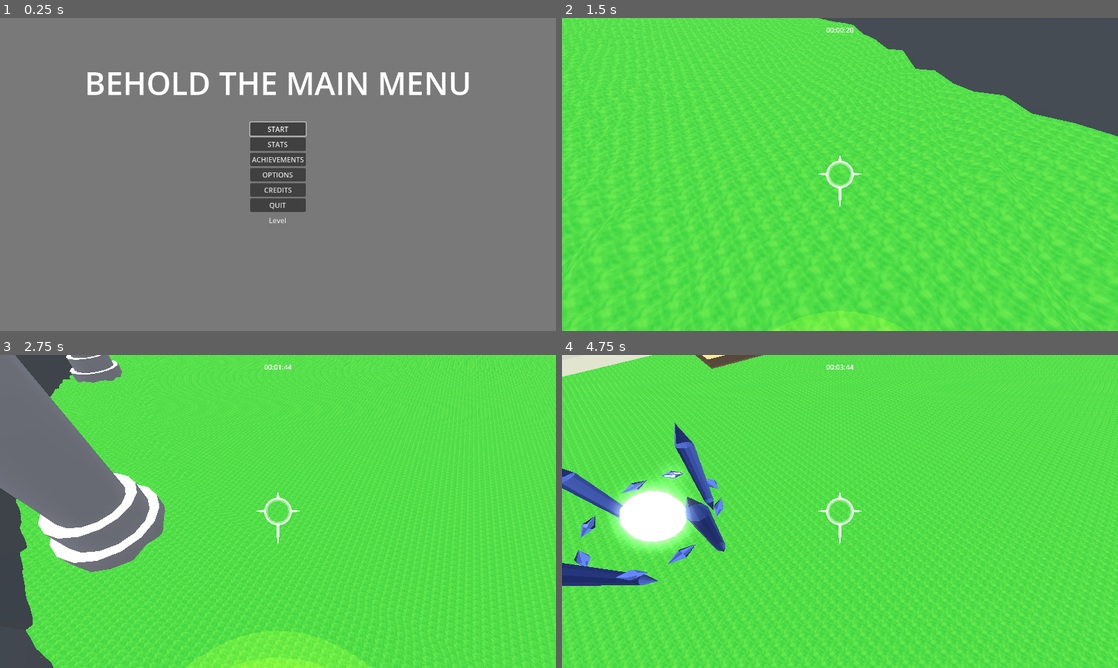
Above: before the commit, frames 1-4 (two rows, left to right).
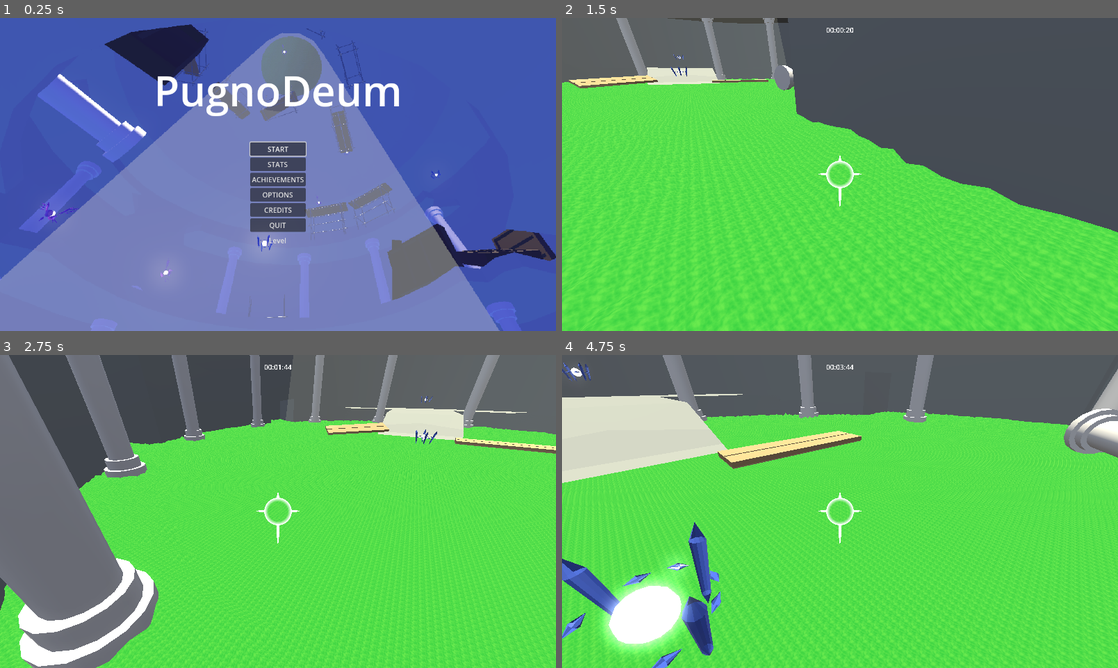
Above: after the commit, the same moments.

Repository: lucasrumney94/GodotGoneWild
Game: Godot game, scene res://Main/main_menu.tscn
Two runs of this game, one before a commit and one after it. Both use one fixed random seed, a clock stepped at 60 frames per second and the inputs below. The engine's default icon, where the game draws it, is replaced by a stand-in: a white triangle on a blue panel in a dark square. A sky picture missing from this copy of the repository is replaced by a grey-blue gradient.
Inputs (mouse positions are in pixels of both pictures, inside the frame that each line leads up to):
- Up to frame 1 (0.25 s): no input
- Up to frame 2 (1.5 s): click "START" at 0.5 s; move the mouse to (867, 174) at 1.27 s; hold W (move_forward) from 1.28 s (still down); click (867, 174) at 1.35 s
- Up to frame 3 (2.75 s): keep holding W (move_forward); tap Space (jump) at 1.52, 2.27 s; move the mouse to (250, 511) at 2.02 s; right-click (250, 511) at 2.1 s
- Up to frame 4 (4.75 s): keep holding W (move_forward); move the mouse to (851, 505) at 2.77 s; click (851, 505) at 2.85 s; move the mouse to (834, 517) at 3.52 s; right-click (834, 517) at 3.6 s; tap Space (jump) at 3.77, 4.52 s; move the mouse to (878, 514) at 4.27 s; click (878, 514) at 4.35 s

The runs differ from the first frame. In frame 1, 96% of the frame differs, in the area x 0-100%, y 0-100%; in frame 2, 33%; in frame 3, 44%; in frame 4, 42%.

Commit message:
workin on main menu

Diff:
--- a/godot-wild-tower/Autoload/mission_control.tscn
+++ b/godot-wild-tower/Autoload/mission_control.tscn
@@ -8,5 +8,4 @@
 
 [node name="MissionControl" type="Node"]
 script = ExtResource("1_dop84")
-missions = Array[PackedScene]([ExtResource("5_jp2bf"), ExtResource("3_dp83y"), ExtResource("7_65smr"), ExtResource("8_hfsjj")])
-campaign_levels = 4
+missions = Array[PackedScene]([ExtResource("5_jp2bf"), ExtResource("3_dp83y"), ExtResource("8_hfsjj"), ExtResource("7_65smr")])
--- a/godot-wild-tower/Main/main_menu.tscn
+++ b/godot-wild-tower/Main/main_menu.tscn
@@ -6,6 +6,7 @@
 [ext_resource type="PackedScene" uid="uid://bxfwjbkk62asb" path="res://Main/main_game.tscn" id="3_wr465"]
 [ext_resource type="PackedScene" uid="uid://48n404mji4ep" path="res://UI/achievements_menu.tscn" id="4_p23ep"]
 [ext_resource type="PackedScene" uid="uid://cvo2k0ochbnw" path="res://UI/credits.tscn" id="4_rv6un"]
+[ext_resource type="Texture2D" uid="uid://bm8q4ecjgawsf" path="res://UI/Image/PugnoDeumscreenshot-1.png" id="7_02k5b"]
 [ext_resource type="Script" path="res://Main/level_menu.gd" id="7_7du86"]
 
 [node name="MainMenu" type="CanvasLayer"]
@@ -24,7 +25,18 @@
 grow_horizontal = 2
 grow_vertical = 2
 
+[node name="TextureRect" type="TextureRect" parent="Control"]
+layout_mode = 1
+anchors_preset = 15
+anchor_right = 1.0
+anchor_bottom = 1.0
+grow_horizontal = 2
+grow_vertical = 2
+texture = ExtResource("7_02k5b")
+expand_mode = 3
+
 [node name="ColorRect" type="ColorRect" parent="Control"]
+visible = false
 layout_mode = 1
 anchors_preset = 15
 anchor_right = 1.0
@@ -43,9 +55,9 @@
 offset_right = 445.0
 offset_bottom = 199.06
 grow_horizontal = 2
-theme_override_font_sizes/font_size = 72
-text = "Behold the main menu"
-uppercase = true
+theme_override_font_sizes/font_size = 96
+text = "PugnoDeum"
+horizontal_alignment = 1
 
 [node name="VBoxContainer" type="VBoxContainer" parent="Control"]
 layout_mode = 1
@@ -54,10 +66,10 @@
 anchor_top = 0.5
 anchor_right = 0.5
 anchor_bottom = 0.5
-offset_left = -20.0
-offset_top = -20.0
-offset_right = 20.0
-offset_bottom = 20.0
+offset_left = -64.0
+offset_top = -74.0
+offset_right = 64.0
+offset_bottom = 167.0
 grow_horizontal = 2
 grow_vertical = 2
 
--- a/godot-wild-tower/UI/pause_menu.gd
+++ b/godot-wild-tower/UI/pause_menu.gd
@@ -25,14 +25,18 @@
 		AchievementControl.earn_achievement("pause_long")
 
 func _input(event: InputEvent):
-	if event.is_action_pressed("ui_cancel"):
-		if options_menu != null: return
 
-		Callable(on_resume_pressed).call_deferred()
+	#IN HTML VERSION, ESCAPE CONFLICTS WITH BROWSER
+	#TODO REACTIVATE THIS FOR DESKTOP VERSION
+	#if event.is_action_pressed("ui_cancel"):
+		#if options_menu != null: return
+		#Callable(on_resume_pressed).call_deferred()
+	pass
 
 
 func restart_level():
-	get_tree().change_scene_to_file(get_tree().current_scene.scene_file_path)
+	get_tree().reload_current_scene()
+	#get_tree().change_scene_to_file(get_tree().current_scene.scene_file_path)
 
 
 func on_resume_pressed():
Not shown: 1 places in godot-wild-tower/Main/main_menu.tscn that only renumber resources
Binary file added: godot-wild-tower/UI/Image/PugnoDeumscreenshot-1.png
Not shown, added: godot-wild-tower/UI/Image/PugnoDeumscreenshot-1.png.import
